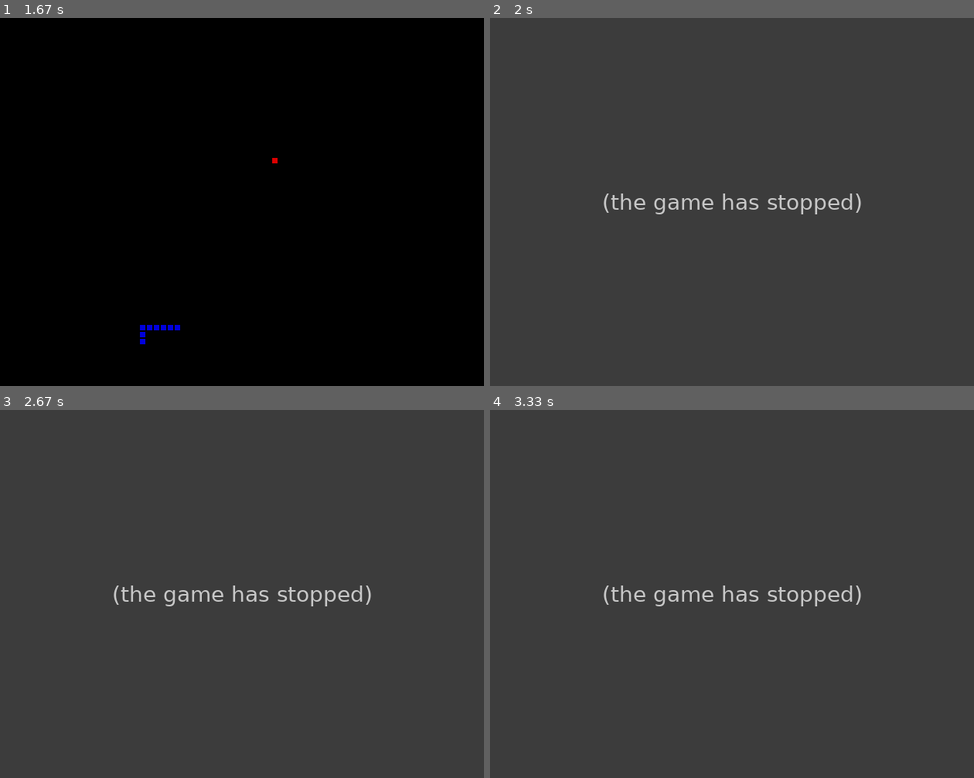
Above: before the commit, frames 1-4 (two rows, left to right).
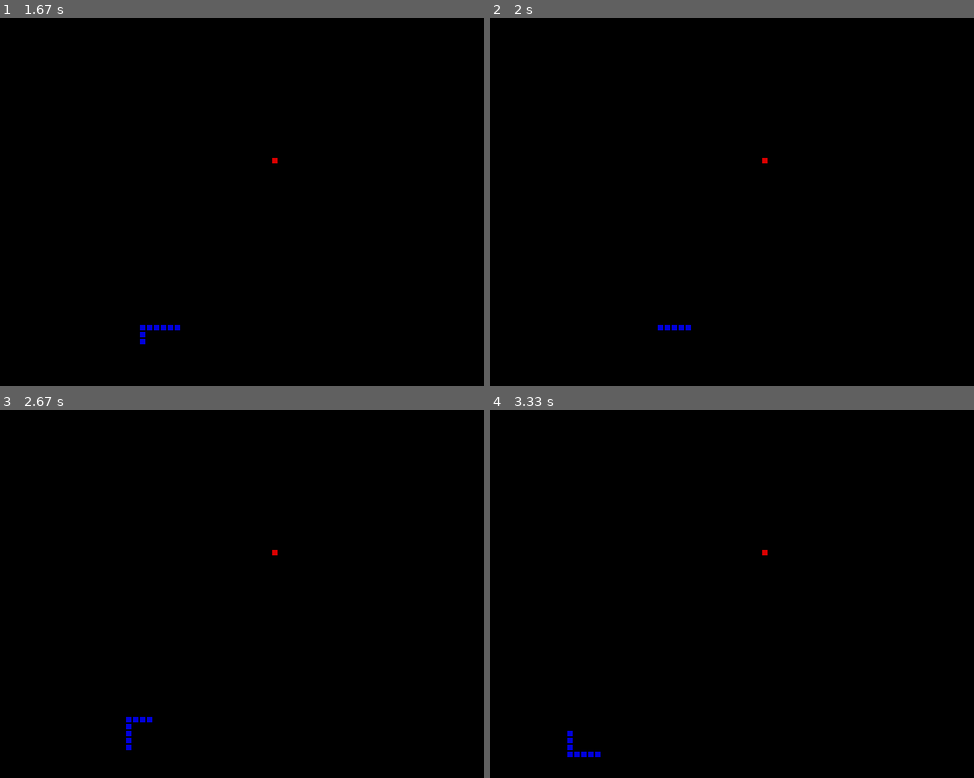
Above: after the commit, the same moments.

Repository: muertos/pygame-snake
Game: pygame game, started from src/main.py
The game is run twice, just before and just after one commit, with the same random seed, the same clock (stepped at 60 frames per second) and the same inputs.
Inputs:
- Up to frame 1 (1.67 s): hold Up 0.83-1.3 s; hold Right from 1.33 s (still down)
- Up to frame 2 (2 s): release Right at 1.8 s; hold Left from 1.83 s (still down)
- Up to frame 3 (2.67 s): release Left at 2.37 s; hold Down from 2.4 s (still down)
- Up to frame 4 (3.33 s): release Down at 2.7 s; hold Left 2.73-3.13 s; hold Up from 3.17 s (still down)

Frame 1 is identical in both runs. In frame 2, 100% of the frame differs, in the area x 0-100%, y 0-100%; in frame 3, 100%; in frame 4, 100%.
Before the commit the program exited at 1.85 s; later frames show no game.

Commit message:
improve snake/apple collision detection

Diff:
--- a/src/objects.py
+++ b/src/objects.py
@@ -130,29 +130,14 @@
         self.y = 1
     if self.y < 0:
         self.y = Grid.height
-
     # check if snake ate apple
-    for i in range(self.length):
-      # store current position
-      _x = self.pos[i][0]
-      _y = self.pos[i][1]
-      # snake ate apple
-      if (self.x, self.y) == (apple.x, apple.y):
-        print("snake ate apple")
-        self.length += 1
+    if (self.x, self.y) == (apple.x, apple.y):
+      self.length += 1
+      apple.generate()
+      if (apple.x, apple.y) in self.pos:
+        # this is lazy checking, improve later
         apple.generate()
-        # todo: check if apple was drawn on the snake, regenerate if so
-        if (apple.x, apple.y) in self.pos:
-          # this is lazy checking, improve later
-          apple.generate()
-        apple.draw_cell(background, apple.x, apple.y, apple.color)
-        self.pos.insert(0, (self.x, self.y))
-      # snake cannot touch itself
-      if self.x == _x and self.y == _y:
-        print("You touched yourself! Bye")
-        sys.exit()
-    # update our tracking array's first element with the head of the snake
-    print(self.pos)
+      apple.draw_cell(background, apple.x, apple.y, apple.color)
+      self.pos.insert(0, (self.x, self.y))
     self.pos.insert(0, (self.x, self.y))
     self.pos.pop(self.length)
-    print(self.pos)
